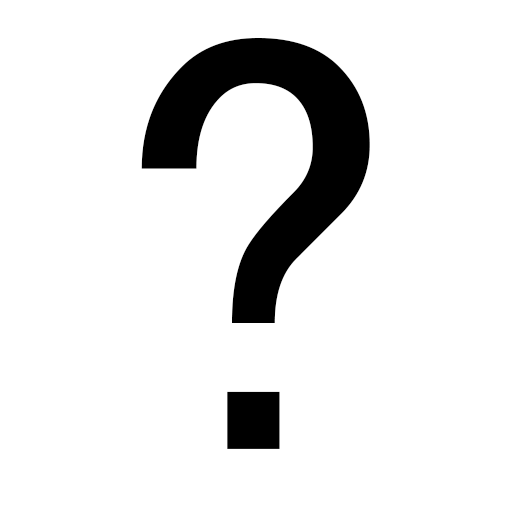
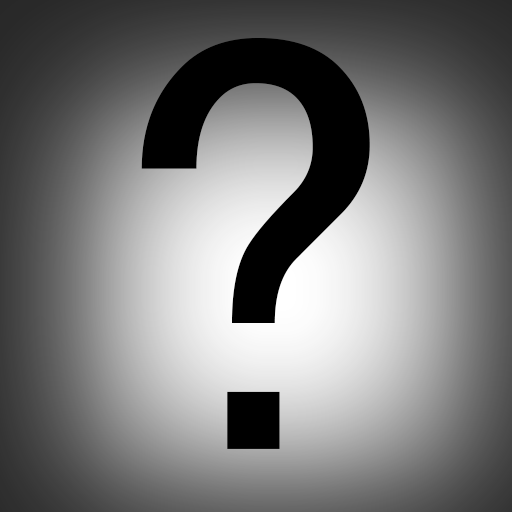
Comparing the layer stacks of the two 512 x 512 images. Changes:
renamed "Background" to "Rectangle 1 copy 2", painted on it over [0, 0, 512, 512]